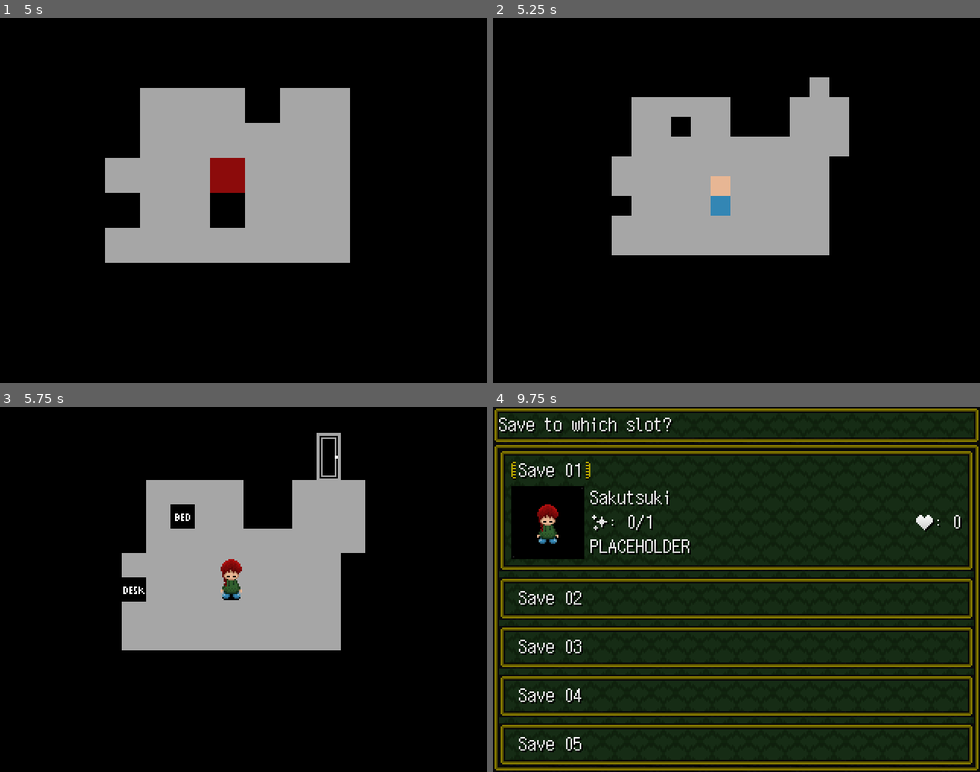
Above: before the commit, frames 1-4 (two rows, left to right).
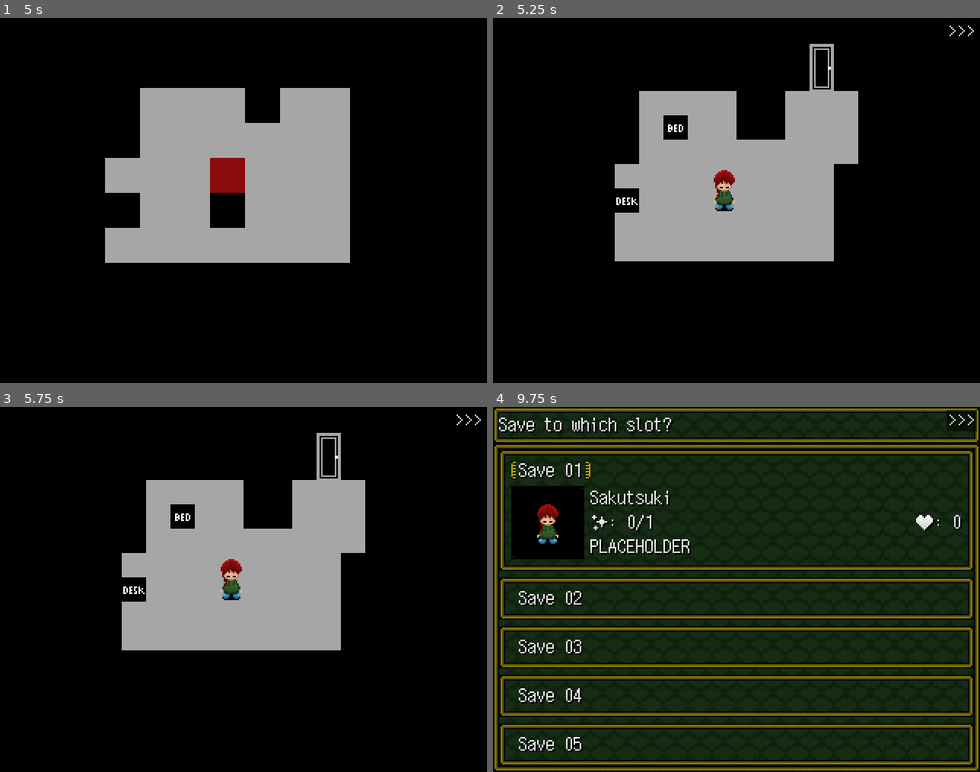
Above: after the commit, the same moments.

Repository: libre-nikki-devs/libre-nikki
Game: Godot game, scene res://scenes/ui/main_menu.tscn
Same seed, same stepped clock (60 frames per second), same inputs: the game is played once before the commit and once after it.
Inputs (mouse positions are in pixels of both pictures, inside the frame that each line leads up to):
- Up to frame 1 (5 s): tap Enter (ui_accept) at 0.5, 0.77, 1.52 s; move the mouse to (350, 182) at 0.52 s; hold Right (ui_right) 0.53-1.28 s; hold O (mapshot) 0.53-1.28 s; click (350, 182) at 0.67 s; move the mouse to (146, 218) at 1.27 s; hold Down (ui_down) 1.28-2 s; tap O (mapshot) at 1.35 s; click "Play" at 2 s; click "Play" at 2.75 s; click "Settings" at 3.5 s; move the mouse to (292, 120) at 4.27 s; hold Right (ui_right) from 4.28 s (still down); hold O (mapshot) from 4.28 s (still down)
- Up to frame 2 (5.25 s): move the mouse to (712, 273) at 5.02 s; release Right (ui_right) at 5.03 s; release O (mapshot) at 5.03 s; hold F (fast_forward) from 5.03 s (still down); tap O (mapshot) at 5.1 s; click (712, 273) at 5.17 s
- Up to frame 3 (5.75 s): keep holding F (fast_forward); tap Enter (ui_accept) at 5.27 s
- Up to frame 4 (9.75 s): move the mouse to (882, 644) at 5.77 s; release F (fast_forward) at 5.78 s; hold O (mapshot) 5.78-6.53 s; hold Left (ui_left) 5.78-7.28 s; tap Enter (ui_accept) at 6.02, 6.77, 9.5 s; move the mouse to (590, 534) at 6.52 s; tap O (mapshot) at 6.6, 8.1 s; move the mouse to (760, 589) at 7.27 s; hold Down (ui_down) 7.28-8.03 s; hold O (mapshot) 7.28-8.03 s; click (760, 589) at 7.42 s; move the mouse to (663, 498) at 8.02 s; hold Right (ui_right) 8.03-8.75 s; click "Save 01" at 8.75 s; move the mouse to (843, 571) at 9.52 s; hold F (fast_forward) from 9.53 s (still down); hold O (mapshot) from 9.53 s (still down)

Frame 1 is identical in both runs. In frame 2, 4.0% of the frame differs, in the area x 24-99%, y 2-67%; in frame 3, less than 0.1%; in frame 4, less than 0.1%.

Commit message:
Fix Fast Forward not working if the are no settings file

Diff:
--- a/scripts/game.gd
+++ b/scripts/game.gd
@@ -48,34 +48,32 @@
 signal scene_changed
 
 func _init() -> void:
-	if settings.load("user://settings.ini") != OK:
-		return
-
-	if settings.has_section_key("display", "fps_counter"):
-		var fps_counter: Variant = settings.get_value(
-			"display", "fps_counter", false)
-
-		if fps_counter is bool:
-			if fps_counter:
-				fps_counter = preload(
-					"res://scenes/ui/fps_counter.tscn").instantiate()
-
-				fps_counter.position = Vector2(4.0, 4.0)
-				fps_counter.z_index = 2
-				add_child(fps_counter)
-
-	if settings.has_section_key("display", "max_fps"):
-		var max_fps: Variant = settings.get_value("display", "max_fps", 0)
-
-		if max_fps is int:
-			Engine.max_fps = max_fps
-
-	if settings.has_section_key("display", "vsync"):
-		var vsync: Variant = settings.get_value("display", "vsync", 1)
-
-		if vsync is int:
-			DisplayServer.window_set_vsync_mode(
-				vsync as DisplayServer.VSyncMode)
+	if settings.load("user://settings.ini") == OK:
+		if settings.has_section_key("display", "fps_counter"):
+			var fps_counter: Variant = settings.get_value(
+					"display", "fps_counter", false)
+
+			if fps_counter is bool:
+				if fps_counter:
+					fps_counter = preload(
+							"res://scenes/ui/fps_counter.tscn").instantiate()
+
+					fps_counter.position = Vector2(4.0, 4.0)
+					fps_counter.z_index = 2
+					add_child(fps_counter)
+
+		if settings.has_section_key("display", "max_fps"):
+			var max_fps: Variant = settings.get_value("display", "max_fps", 0)
+
+			if max_fps is int:
+				Engine.max_fps = max_fps
+
+		if settings.has_section_key("display", "vsync"):
+			var vsync: Variant = settings.get_value("display", "vsync", 1)
+
+			if vsync is int:
+				DisplayServer.window_set_vsync_mode(
+						vsync as DisplayServer.VSyncMode)
 
 	if OS.is_debug_build():
 		var fast_forward_indicator: Control = preload(
